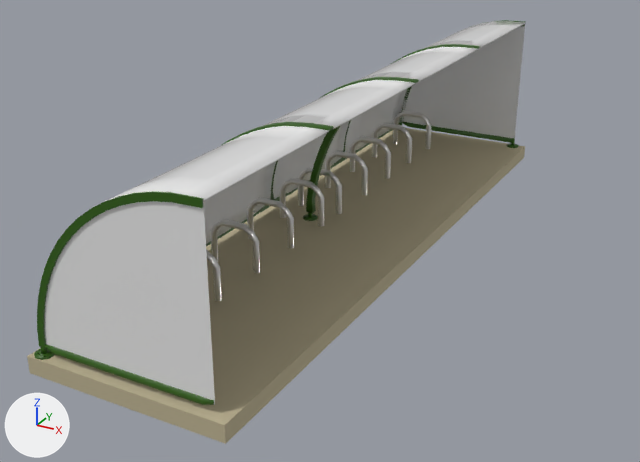
The Blender file Assets/GameAssets/Blender/BikeShed/bike_shed_half.blend as it was, and as the next commit left it.
Both versions are drawn from a 50 mm camera at (3.29, -9.82, 4.75) aimed at (-1.68, -0.79, 0.23). Arrows for +X, +Y and +Z are at lower left; the lights stay in place.

In view in the first picture: 'BackTrimming', 'Bars', 'Floor', 'FontTrimming', 'FrontBackWalls', 'Legs', 'MetalEdges', 'SecondaryLegs', 'SideWalls', 'Supports'.
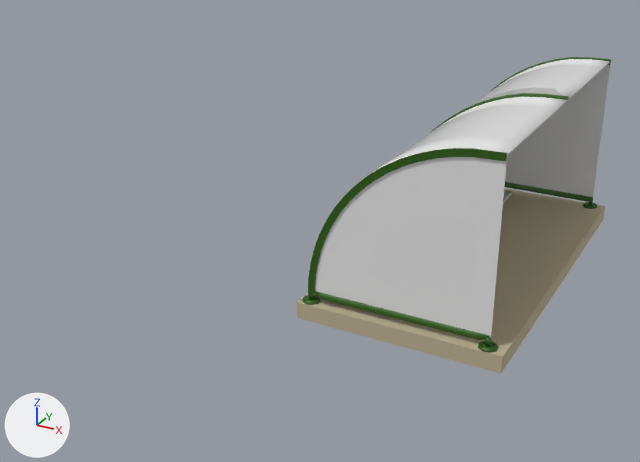
Pixel boxes (x1, y1, x2, y2) of what changed, in the pictures (640 x 462 px; the box of a moved part takes in the faces that stretch with it):
'FrontBackWalls', mesh rescaled, moved (38% narrower, 27% shorter): before (45, 24, 525, 405); after (315, 61, 611, 338)
'Floor', mesh rescaled, moved (38% narrower, 41% shorter): before (27, 128, 525, 444); after (297, 188, 605, 373)
'SideWalls', reshaped, moved: before (104, 21, 525, 244); after (372, 57, 611, 173)
'MetalEdges', mesh rescaled, moved (38% narrower, 28% shorter): before (37, 20, 526, 348); after (308, 59, 611, 295)
'Bars', moved, turned (not visible afterwards): before (206, 111, 431, 301)
'BackTrimming', mesh moved: before (45, 344, 214, 405); after (314, 291, 490, 340)
'FontTrimming', mesh moved: before (403, 122, 515, 143); after (504, 182, 593, 202)
'Supports', deleted (green): before (306, 125, 341, 213)
'Legs', reshaped: before (34, 122, 406, 360); after (303, 294, 320, 305)
'DoorLegs.001', added: after (478, 337, 498, 353)
'SecondaryLegs', deleted: before (303, 213, 318, 221)
'BarsBase.001', added: after (503, 190, 512, 204)
part 5 of me_bolt, moved or reshaped: before (34, 349, 55, 360); after (303, 295, 320, 305)
part 6 of me_bolt, moved or reshaped: before (40, 347, 48, 354); after (309, 294, 314, 300)

The change, as a diff of the scene's bpy script:
```diff
--- a/Assets/GameAssets/Blender/BikeShed/bike_shed_half.blend.py
+++ b/Assets/GameAssets/Blender/BikeShed/bike_shed_half.blend.py
@@ me_cube_001 @@
 me_cube_001.from_pydata(...)  # 8 vertices, 5 faces; spans x -1.0..-0.2, y -1.0..1.0, z -2.0..0.0
 # used by ob_floor; location = (0.0, 0.0, 0.0); scale = (3.0, 4.5, 0.1)
+# me_cube_001 part 1: the whole mesh is scaled about its middle by (1, 0.511, 1), then moved by (0.6, 0.0, 0.0)
 me_cube_001.materials.append(mat_concrete_base)
@@ me_cylinder_002 @@
 # used by ob_sidewalls; location = (0.0, 0.0, 0.1); rotation_euler = (1.571, 0.0, 0.0), in degrees (90, 0, 0); scale = (2.0, 2.0, 4.4)
-me_cylinder_002.from_pydata(...)  # 573 vertices, 528 faces; spans x -1.46..-0.38, y 0.0..1.0, z -1.0..1.0
+me_cylinder_002.from_pydata(...)  # 293 vertices, 262 faces; spans x -0.56..0.52, y 0.05..1.05, z -0.52..0.48
+# me_cylinder_002 part 2: 573 vertices removed from x -1.46..-0.38, y 0.0..1.0, z -1.0..1.0; 293 vertices added at x -0.56..0.52, y 0.05..1.05, z -0.52..0.48
 me_cylinder_002.materials.append(mat_acrylic_glass)
@@ me_circle @@
 me_circle.from_pydata(...)  # 36 vertices, 2 faces; spans x -1.45..-0.38, y 0.0..1.0, z -2.2..2.2
 # used by ob_frontbackwalls; location = (0.0, 0.0, 0.1); rotation_euler = (1.571, 0.0, 0.0), in degrees (90, 0, 0); scale = (2.0, 2.0, 2.0)
+# me_circle part 3: the whole mesh is scaled about its middle by (1, 1, 0.5), then moved by (0.9, 0.05, -0.05)
 me_circle.materials.append(mat_acrylic_glass)
@@ me_circle_005 @@
 me_circle_005.from_pydata(...)  # 68 vertices, 32 faces; spans x -1.45..-0.38, y 0.0..1.0, z -2.2..2.2
 # used by ob_metaledges; location = (0.0, 0.0, 0.1); rotation_euler = (1.571, 0.0, 0.0), in degrees (90, 0, 0); scale = (2.0, 2.0, 2.0)
+# me_circle_005 part 4: the whole mesh is scaled about its middle by (1, 1, 0.5), then moved by (0.9, 0.05, -0.05)
 me_circle_005.materials.append(mat_green_metal)
@@ me_bolt @@
 me_bolt.from_pydata(...)  # 1576 vertices, 1264 faces; spans x -2.97..-2.77, y -4.49..4.49, z 0.0..0.12
+# me_bolt part 5: the loose piece of 64 vertices spanning x -2.97..-2.77, y -4.49..-4.29, z 0.0..0.02 is moved by (1.8, 2.3, 0.0)
+# me_bolt part 6: the loose piece of 40 vertices spanning x -2.9..-2.85, y -4.41..-4.36, z 0.02..0.12 is moved by (1.8, 2.3, 0.0)
 me_bolt.materials.append(mat_green_metal)
@@ me_cube_005 @@
 me_cube_005.from_pydata(...)  # 48 vertices, 38 faces; spans x -2.82..-0.78, y -4.42..-4.38, z 0.06..0.14
+# me_cube_005 part 7: the whole mesh is moved by (1.8, 2.3, 0.0)
 me_cube_005.materials.append(mat_green_metal)
@@ me_cube_007 @@
 me_cube_007.from_pydata(...)  # 36 vertices, 30 faces; spans x 0.77..2.82, y -4.42..-4.38, z 0.06..0.14
 # used by ob_fonttrimming; location = (0.0, 0.0, 0.0); rotation_euler = (0.0, 0.0, 3.142), in degrees (0, 0, 180)
+# me_cube_007 part 8: the whole mesh is moved by (-1.8, 2.1, 0.0)
 me_cube_007.materials.append(mat_green_metal)
@@ me_cylinder_001 @@
 me_cylinder_001.from_pydata(...)  # 128 vertices, 112 faces; spans x 1.91..2.59, y -0.29..-0.21, z 0.1..0.69
 # used by ob_bars; location = (0.0, 0.0, -0.05); rotation_euler = (0.0, 0.0, 3.142), in degrees (0, 0, 180)
+# me_cylinder_001 part 9: the whole mesh is moved by (-2.7, 1.85, -0.05)
 me_cylinder_001.materials.append(mat_metal_bars)
@@ me_cube_003 @@
+me_cube_003.from_pydata([(-0.2, -2.0, 0.0), (-0.2, -2.0, 0.05), (-0.2, 2.2, 0.0), (-0.2, 2.2, 0.05), (-0.1, -2.0, 0.0), (-0.1, -2.0, 0.05), (-0.1, 2.2, 0.0), (-0.1, 2.2, 0.05), (-0.8, -2.0, 0.0), (-0.8, -2.0, 0.05), (-0.8, 2.2, 0.0), (-0.8, 2.2, 0.05), (-0.7, -2.0, 0.0), (-0.7, -2.0, 0.05), (-0.7, 2.2, 0.0), (-0.7, 2.2, 0.05)], [], [(0, 1, 3, 2), (2, 3, 7, 6), (6, 7, 5, 4), (4, 5, 1, 0), (7, 3, 1, 5), (8, 9, 11, 10), (10, 11, 15, 14), (14, 15, 13, 12), (12, 13, 9, 8), (15, 11, 9, 13)])
+me_cube_003.materials.append(mat_metal_bars_001)  # white #e7e7e7
@@ ob_floor @@
 ob_floor = bpy.data.objects.new('Floor', me_cube_001)
-ob_floor.location = (0.0, 0.0, 0.0)
+ob_floor.location = (0.0, 0.1, 0.0)
 ob_floor.scale = (3.0, 4.5, 0.1)
@@ ob_sidewalls @@
 ob_sidewalls = bpy.data.objects.new('SideWalls', me_cylinder_002)
-ob_sidewalls.location = (0.0, 0.0, 0.1)
+ob_sidewalls.location = (0.0, 0.0, 0.0)
 ob_sidewalls.rotation_euler = (1.571, 0.0, 0.0)  # degrees (90, 0, 0)
@@ ob_frontbackwalls @@
 ob_frontbackwalls = bpy.data.objects.new('FrontBackWalls', me_circle)
-ob_frontbackwalls.location = (0.0, 0.0, 0.1)
+ob_frontbackwalls.location = (0.0, 0.0, 0.0)
 ob_frontbackwalls.rotation_euler = (1.571, 0.0, 0.0)  # degrees (90, 0, 0)
@@ ob_metaledges @@
 ob_metaledges = bpy.data.objects.new('MetalEdges', me_circle_005)
-ob_metaledges.location = (0.0, 0.0, 0.1)
+ob_metaledges.location = (0.0, 0.0, 0.0)
 ob_metaledges.rotation_euler = (1.571, 0.0, 0.0)  # degrees (90, 0, 0)
@@ ob_supports @@
-ob_supports = bpy.data.objects.new('Supports', me_cube_002)
@@ ob_secondarylegs @@
-ob_secondarylegs = bpy.data.objects.new('SecondaryLegs', me_bolt_001)
@@ ob_bars @@
 ob_bars = bpy.data.objects.new('Bars', me_cylinder_001)
-ob_bars.location = (0.0, 0.0, -0.05)
-ob_bars.rotation_euler = (0.0, 0.0, 3.142)  # degrees (0, 0, 180)
+ob_bars.location = (0.0, 0.0, 0.0)
+ob_bars.rotation_euler = (0.0, 0.0, 6.283)  # degrees (0, 0, 360)
 _m = ob_bars.modifiers.new('Array', 'ARRAY')
@@ ob_doorlegs_001 @@
+ob_doorlegs_001 = bpy.data.objects.new('DoorLegs.001', me_bolt_003)  # 788 vertices, 632 faces; spans x 0.91..1.11, y -2.2..-2.0, z 0.0..0.12; in mat_green_metal (dark green #2c5c00)
+ob_doorlegs_001.location = (0.0, 0.0, 0.0)
@@ ob_barsbase_001 @@
+ob_barsbase_001 = bpy.data.objects.new('BarsBase.001', me_cube_003)  # modifiers BEVEL, MIRROR
+ob_barsbase_001.location = (0.0, 0.0, 0.0)
+ob_barsbase_001.rotation_euler = (0.0, 0.0, 6.283)  # degrees (0, 0, 360)
```
